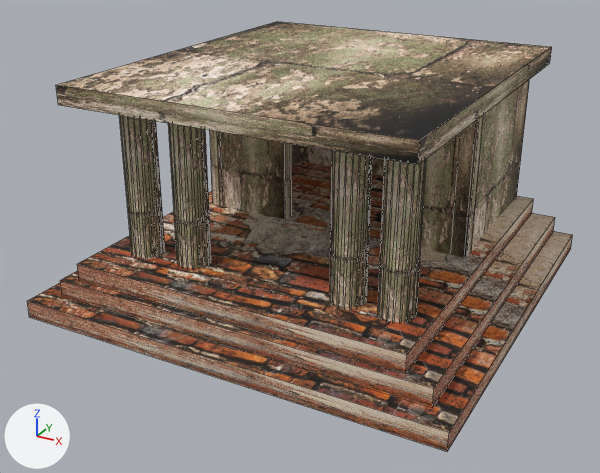
Two versions of the FBX model GameTemplate/Game/Assets/modelData/Sinden3.FBX, one commit apart.
The view is the same before and after, from a camera (50 mm lens) standing at (2.01, -3.98, 2.18) and looking at (-0.02, -0.28, 0.33). Every picture has the same lights, and +X, +Y and +Z are marked at lower left. Mesh edges are drawn as thin lines. Where no turn or scale is listed for an object, it has been applied to the vertices.
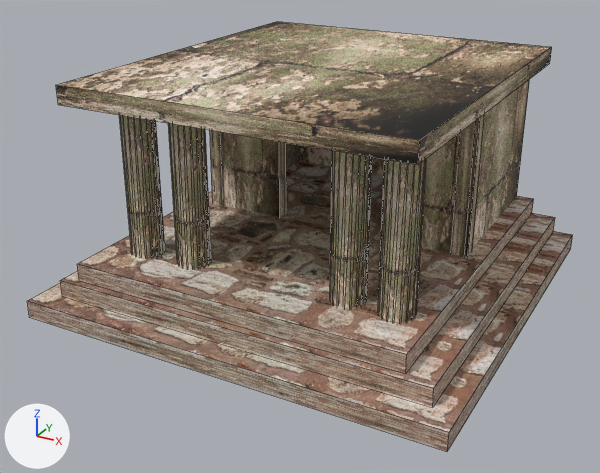
Changed parts and their boxes (x1, y1, x2, y2) in the pictures (600 x 473 px):
'Box003', recoloured: (77, 161, 534, 374) in both
'Box001', recoloured: (27, 231, 573, 452) in both
'Box002', recoloured: (60, 213, 555, 407) in both
'Box007', moved: before (421, 115, 483, 258); after (421, 114, 485, 257)
'Box006', moved: before (217, 131, 292, 219); after (221, 132, 286, 217)

Diff of the bpy script that builds the scene:
```diff
--- a/GameTemplate/Game/Assets/modelData/Sinden3.FBX.py
+++ b/GameTemplate/Game/Assets/modelData/Sinden3.FBX.py
@@ img_depositphotos_118283648_stock_photo_ancient_wall_background_texture_jpg @@
+img_depositphotos_118283648_stock_photo_ancient_wall_background_texture_jpg = load_image('depositphotos_118283648-stock-photo-ancient-wall-background-texture.jpg', '../sprite/Stage1/depositphotos_118283648-stock-photo-ancient-wall-background-texture.jpg', 1023, 682, 'sRGB')
@@ mat_02___default @@
+mat_02___default = principled_material('02 - Default')
+mat_02___default.texture = img_depositphotos_118283648_stock_photo_ancient_wall_background_texture_jpg
+mat_02___default.roughness = 0.859
@@ me_mesh @@
 me_mesh.from_pydata(...)  # 8 vertices, 6 faces; spans x -1.17..1.17, y -1.15..1.15, z 0.0..0.1
-me_mesh.materials.append(mat_09___default)  # picture img_10672569_ひびの入ったレンガの壁_jpg
+me_mesh.materials.append(mat_02___default)  # picture img_depositphotos_118283648_stock_photo_ancient_wall_background_texture_jpg
@@ me_mesh_002 @@
 me_mesh_002.from_pydata(...)  # 8 vertices, 6 faces; spans x -0.93..0.93, y -1.06..1.06, z 0.0..0.1
-me_mesh_002.materials.append(mat_09___default)  # picture img_10672569_ひびの入ったレンガの壁_jpg
+me_mesh_002.materials.append(mat_02___default)  # picture img_depositphotos_118283648_stock_photo_ancient_wall_background_texture_jpg
@@ me_mesh_001 @@
 me_mesh_001.from_pydata(...)  # 8 vertices, 6 faces; spans x -1.05..1.05, y -1.08..1.08, z 0.0..0.1
-me_mesh_001.materials.append(mat_09___default)  # picture img_10672569_ひびの入ったレンガの壁_jpg
+me_mesh_001.materials.append(mat_02___default)  # picture img_depositphotos_118283648_stock_photo_ancient_wall_background_texture_jpg
@@ ob_box007 @@
 ob_box007 = bpy.data.objects.new('Box007', me_mesh_010)
-ob_box007.location = (0.615, 0.029, 0.0)
+ob_box007.location = (0.615, 0.047, 0.0)
@@ ob_box006 @@
 ob_box006 = bpy.data.objects.new('Box006', me_mesh_009)
-ob_box006.location = (-0.5, 0.029, 0.0)
+ob_box006.location = (-0.55, 0.048, 0.0)
```
